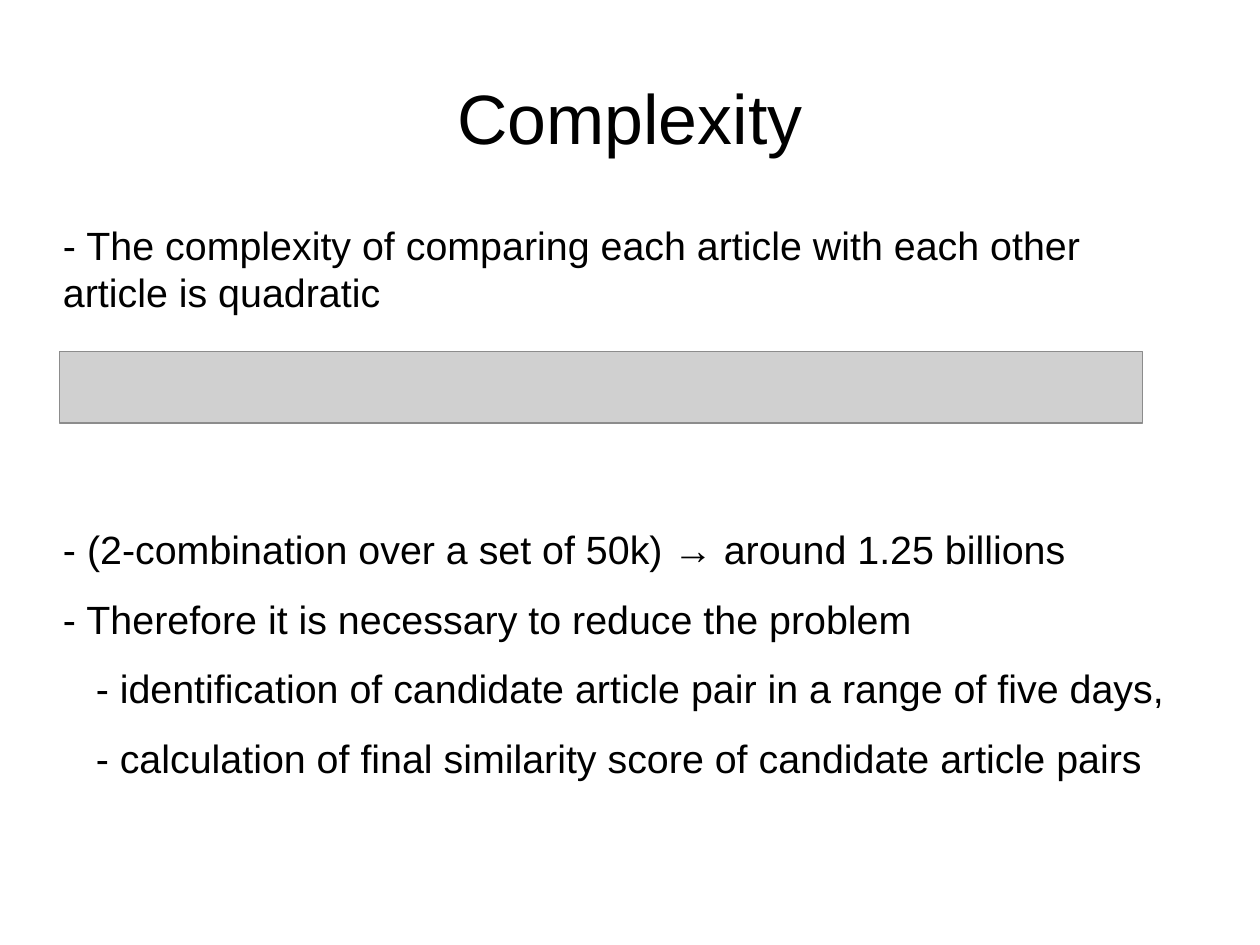
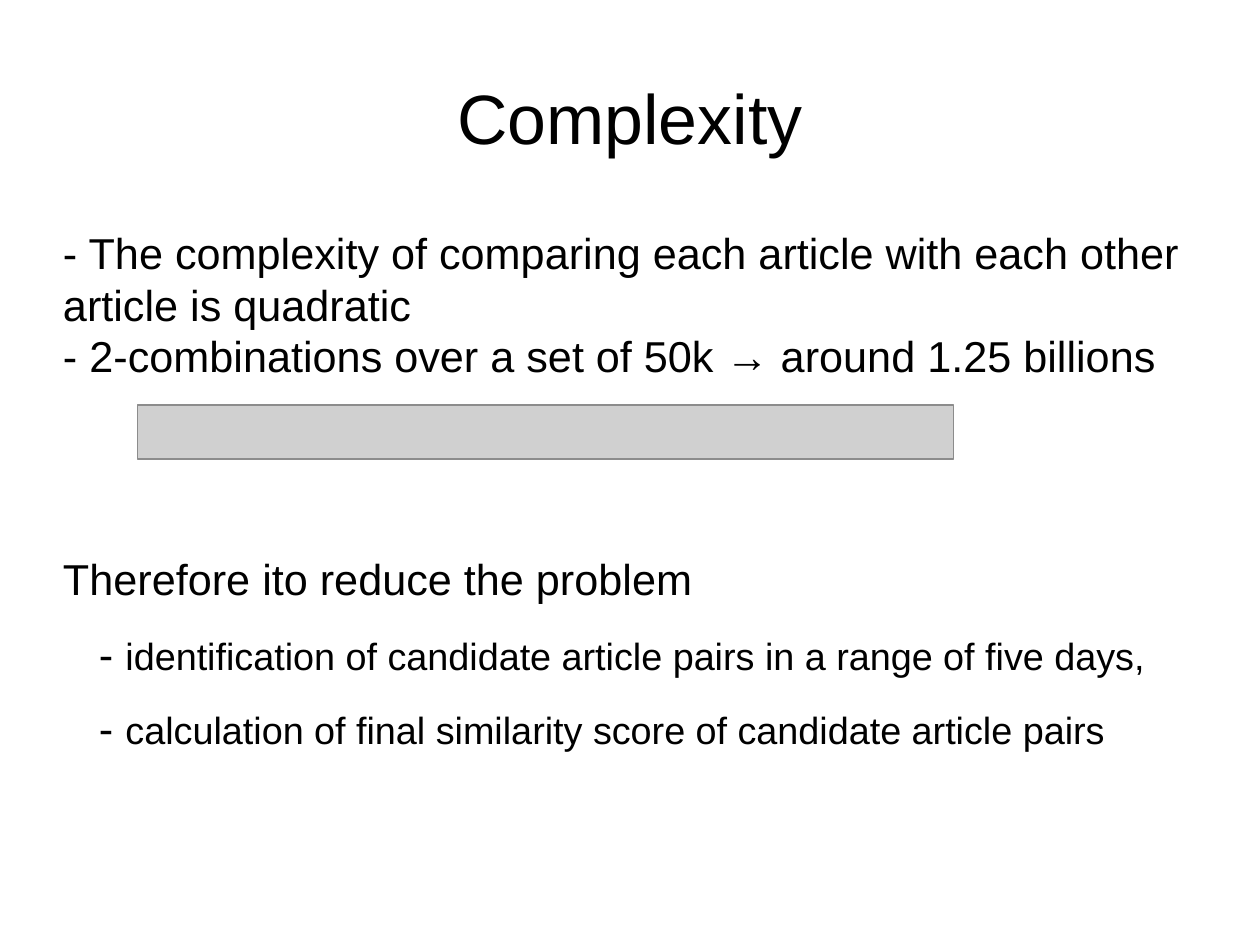
Before and after one commit to diegoami/newscollection, a slide deck: slide 10 of docs/Technical_NLP_6.odp. Drawn at 1260x945 pixels with LibreOffice and Linux fonts; fonts in the diff are those of the drawing; grey boxes stand for pictures. Boxes give left, top, right and bottom in pixels: in the first picture for what was removed or moved away, otherwise in the second. Text is boxed around its words. In the diff, an @@ line names an element or a change of style, - is before the commit and + after.

```diff
--- a/docs/Technical_NLP_6.odp
+++ b/docs/Technical_NLP_6.odp
@@ text at [63,237,1178,677]: text changed; size 24.8 to 27.2 pt @@
-- The complexity of comparing each article with each other article is quadratic
-- (2-combination over a set of 50k) → around 1.25 billions
-- Therefore it is necessary to reduce the problem
-- identification of candidate article pair in a range of five days,
+- The complexity of comparing each article with each other article is quadratic
+- 2-combinations over a set of 50k → around 1.25 billions
+Therefore ito reduce the problem
+- identification of candidate article pairs in a range of five days,
@@ picture: place and size @@
-picture at [59,351,1143,423]
+picture at [137,405,954,458]
@@ text at [125,716,1105,751]: size 24.8 to 27.2 pt in "-"; size 24.8 to 23.8 pt in "calculation of final similarity score of candidate ..." @@
```
Also in this commit, not shown: 8 other slides changed, 15 other files.
